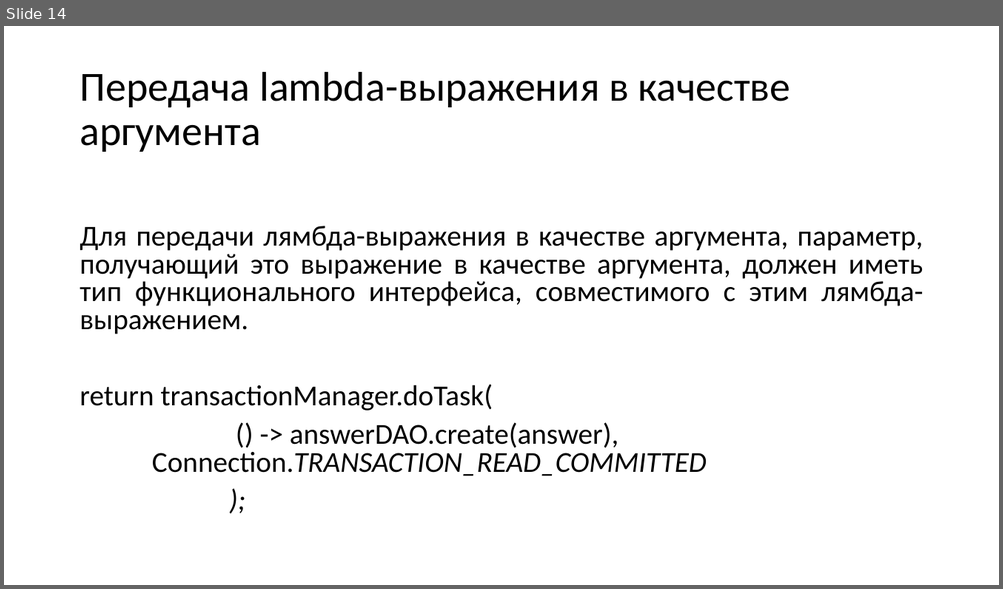
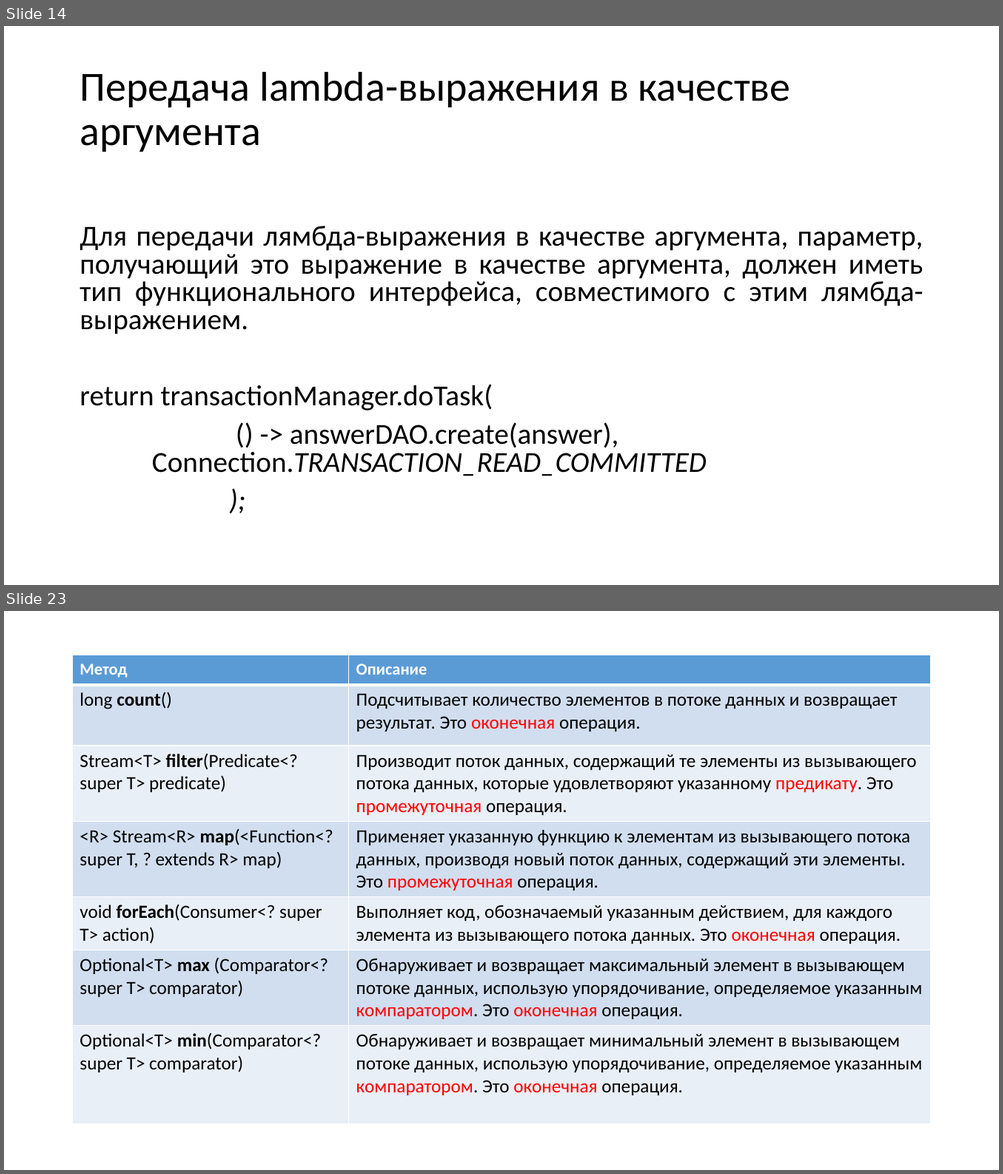
Before and after one commit to infostroytraining/tasks, a slide deck: presentations/java8.pptx. Shown one above the other, each under a label of ours: slide 14 before the commit, slides 14 and 23 after it; the slides between them are not shown. The pictures are 1003x589 and 1003x1174 pixels, drawn with LibreOffice and Linux fonts; fonts in the diff are those of the drawing. Boxes give left, top, right and bottom in pixels: in the first picture for what was removed or moved away, otherwise in the second. Text is boxed around its words. In the diff, an @@ line names an element or a change of style, - is before the commit and + after.

```diff
--- a/presentations/java8.pptx
+++ b/presentations/java8.pptx
@@ slide 23 added at [4,611,999,1170], background #FFFFFF @@
@@ table added at [73,655,930,1119], 7 rows, 2 columns @@
+Метод | Описание
+long count() | Подсчитывает количество элементов в потоке данных и возвращает результат. Это оконечная операция.
+Stream<T> filter(Predicate<? super T> predicate) | Производит поток данных, содержащий те элементы из вызывающего потока данных, которые удовлетворяют указанному предикату. Это промежуточная операция.
+<R> Stream<R> map(<Function<? super T, ? extends R> map) | Применяет указанную функцию к элементам из вызывающего потока данных, производя новый поток данных, содержащий эти элементы. Это промежуточная операция.
+void forEach(Consumer<? super T> action) | Выполняет код, обозначаемый указанным действием, для каждого элемента из вызывающего потока данных. Это оконечная операция.
+Optional<T> max (Comparator<? super T> comparator) | Обнаруживает и возвращает максимальный элемент в вызывающем потоке данных, использую упорядочивание, определяемое указанным компаратором. Это оконечная операция.
+Optional<T> min(Comparator<? super T> comparator) | Обнаруживает и возвращает минимальный элемент в вызывающем потоке данных, использую упорядочивание, определяемое указанным компаратором. Это оконечная операция.
```
Also in this commit, not shown: 7 slides changed, 8 other slides added.
